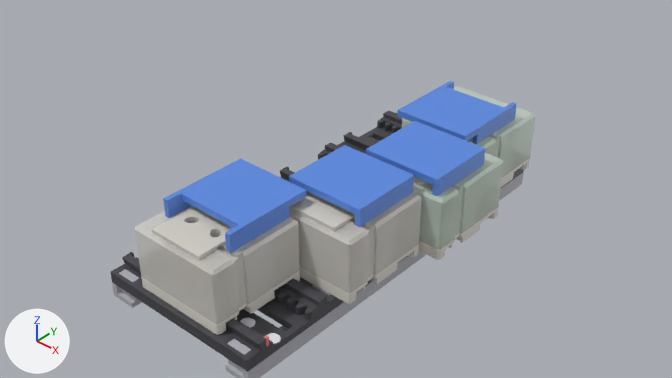
The Blender file 2-0/kasseta/Гриф_4_пальца_116.blend: old version first, new version second.
Rendered twice from the file's camera 'Камера'. Lighting does not change. The marker at lower left points along +X, +Y and +Z. The older version comes first.

Objects in the first picture: 'вкладка 1', 'кубик 1', 'кубик 2', 'кубик 3', 'кубик 4', 'низ 1', 'пластина 1', 'платформа на 4', 'площадка 1', 'площадка 2', 'площадка 3', 'площадка 4' and 7 more.
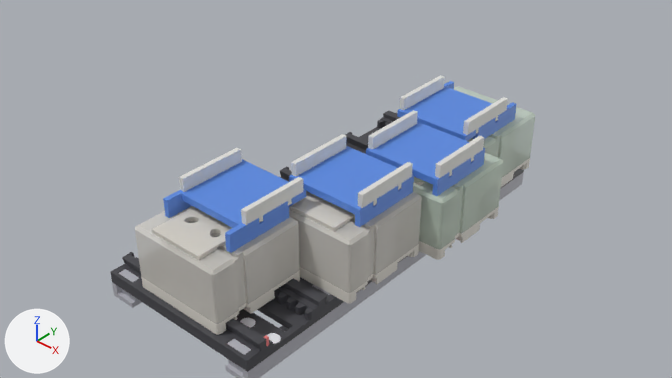
Where the change shows, as pixel boxes [x1, y1, x2, y2] in the pictures (672 x 378 px):
'борт ложа 1-1', added
    after: [241, 177, 303, 225]
'борт ложа 1-2', added
    after: [179, 148, 242, 192]
'борт ложа 2-1', added
    after: [358, 162, 413, 208]
'борт ложа 2-2', added
    after: [291, 134, 346, 176]
'борт ложа 3-1', added
    after: [435, 136, 484, 178]
'борт ложа 3-2', added
    after: [368, 110, 418, 150]
'борт ложа 4-1', added
    after: [463, 97, 508, 135]
'борт ложа 4-2', added
    after: [400, 75, 445, 110]

The change, as a list of edits to the scene's bpy script:
```text
Add mat_борт_ложа:
    mat_борт_ложа = principled_material('борт ложа')
    mat_борт_ложа.base_color = (0.75, 0.75, 0.72)  # light grey #e1e1dd
Add me_gt4_bort_007:
    me_gt4_bort_007.from_pydata(...)  # 24 vertices, 44 faces; spans x 10.5..12.0, y -10.0..10.0, z 22.9..28.2
    me_gt4_bort_007.materials.append(mat_борт_ложа)  # light grey #e1e1dd
Add ob_борт_ложа_4_2:
    ob_борт_ложа_4_2 = bpy.data.objects.new('борт ложа 4-2', me_gt4_bort_007)
    ob_борт_ложа_4_2.location = (14.0, 36.0, 0.0)
    ob_борт_ложа_4_2.rotation_euler = (0.0, 0.0, 3.142)  # degrees (0, 0, 180)
Add ob_борт_ложа_4_1:
    ob_борт_ложа_4_1 = bpy.data.objects.new('борт ложа 4-1', me_gt4_bort_007.copy())
    ob_борт_ложа_4_1.location = (14.0, 36.0, 0.0)
Add ob_борт_ложа_3_2:
    ob_борт_ложа_3_2 = bpy.data.objects.new('борт ложа 3-2', me_gt4_bort_007.copy())
    ob_борт_ложа_3_2.location = (22.0, 12.0, 0.0)
    ob_борт_ложа_3_2.rotation_euler = (0.0, 0.0, 3.142)  # degrees (0, 0, 180)
Add ob_борт_ложа_3_1:
    ob_борт_ложа_3_1 = bpy.data.objects.new('борт ложа 3-1', me_gt4_bort_007.copy())
    ob_борт_ложа_3_1.location = (22.0, 12.0, 0.0)
Add ob_борт_ложа_2_2:
    ob_борт_ложа_2_2 = bpy.data.objects.new('борт ложа 2-2', me_gt4_bort_007.copy())
    ob_борт_ложа_2_2.location = (16.0, -12.0, 0.0)
    ob_борт_ложа_2_2.rotation_euler = (0.0, 0.0, 3.142)  # degrees (0, 0, 180)
Add ob_борт_ложа_2_1:
    ob_борт_ложа_2_1 = bpy.data.objects.new('борт ложа 2-1', me_gt4_bort_007.copy())
    ob_борт_ложа_2_1.location = (16.0, -12.0, 0.0)
Add ob_борт_ложа_1_2:
    ob_борт_ложа_1_2 = bpy.data.objects.new('борт ложа 1-2', me_gt4_bort_007.copy())
    ob_борт_ложа_1_2.location = (0.0, -36.0, 0.0)
    ob_борт_ложа_1_2.rotation_euler = (0.0, 0.0, 3.142)  # degrees (0, 0, 180)
Add ob_борт_ложа_1_1:
    ob_борт_ложа_1_1 = bpy.data.objects.new('борт ложа 1-1', me_gt4_bort_007.copy())
    ob_борт_ложа_1_1.location = (0.0, -36.0, 0.0)
```
